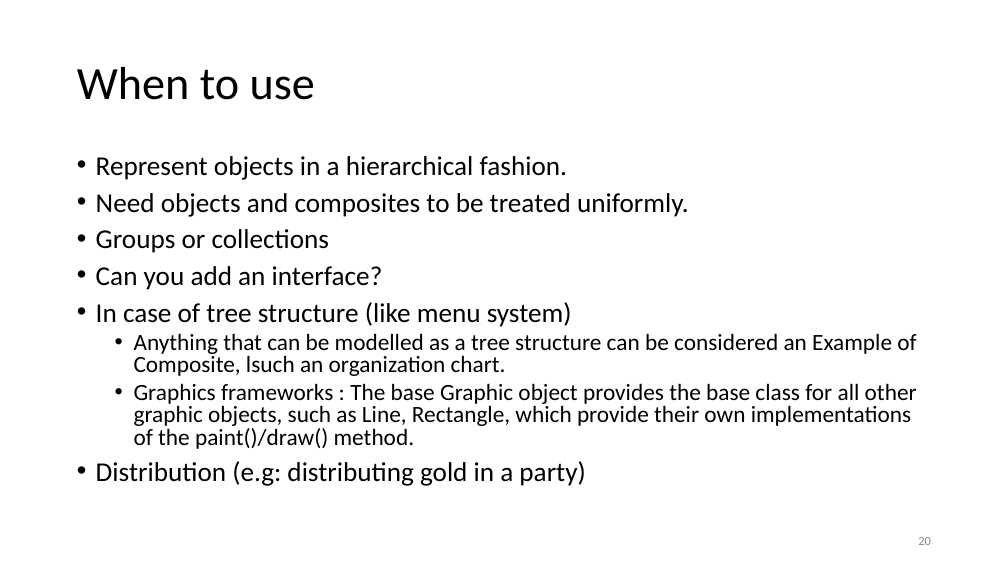
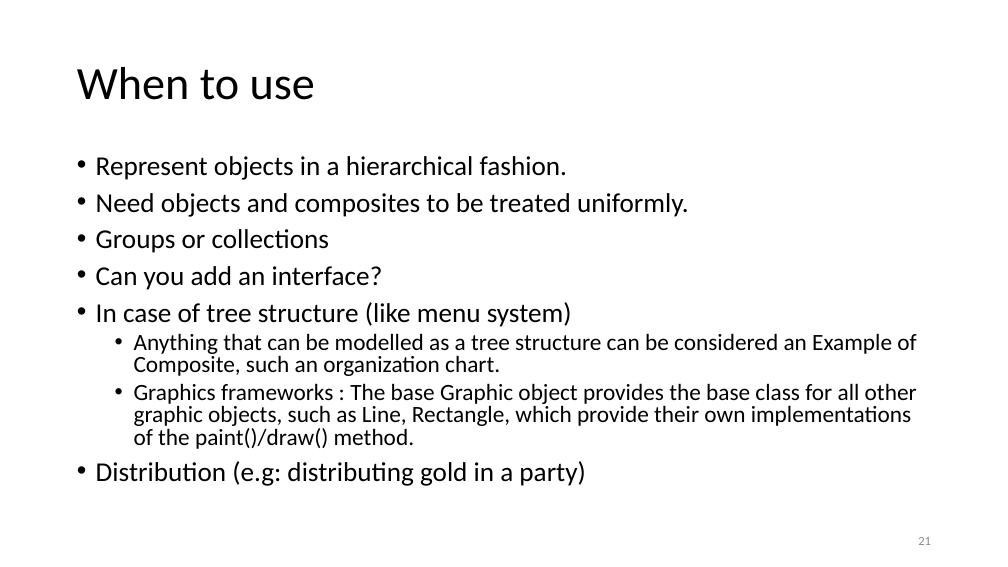
Before and after one commit to esziger/design_patterns, a slide deck: slide 21 of DP02_Bridge_And_Composite_Pattern.pptx (slide 20 before the commit). Drawn at 1008x567 pixels with LibreOffice and Linux fonts; fonts in the diff are those of the drawing. Boxes give left, top, right and bottom in pixels: in the first picture for what was removed or moved away, otherwise in the second. Text is boxed around its words. In the diff, an @@ line names an element or a change of style, - is before the commit and + after.

```diff
--- a/DP02_Bridge_And_Composite_Pattern.pptx
+++ b/DP02_Bridge_And_Composite_Pattern.pptx
@@ text at box(134, 333, 916, 376): text changed @@
-  • Anything that can be modelled as a tree structure can be considered an Example of Composite, lsuch an organization chart.
+  • Anything that can be modelled as a tree structure can be considered an Example of Composite, such an organization chart.
@@ page number at box(918, 537, 931, 545): text changed @@
-20
+21
```
Also in this commit, not shown: 4 other slides changed, 1 slide added.
